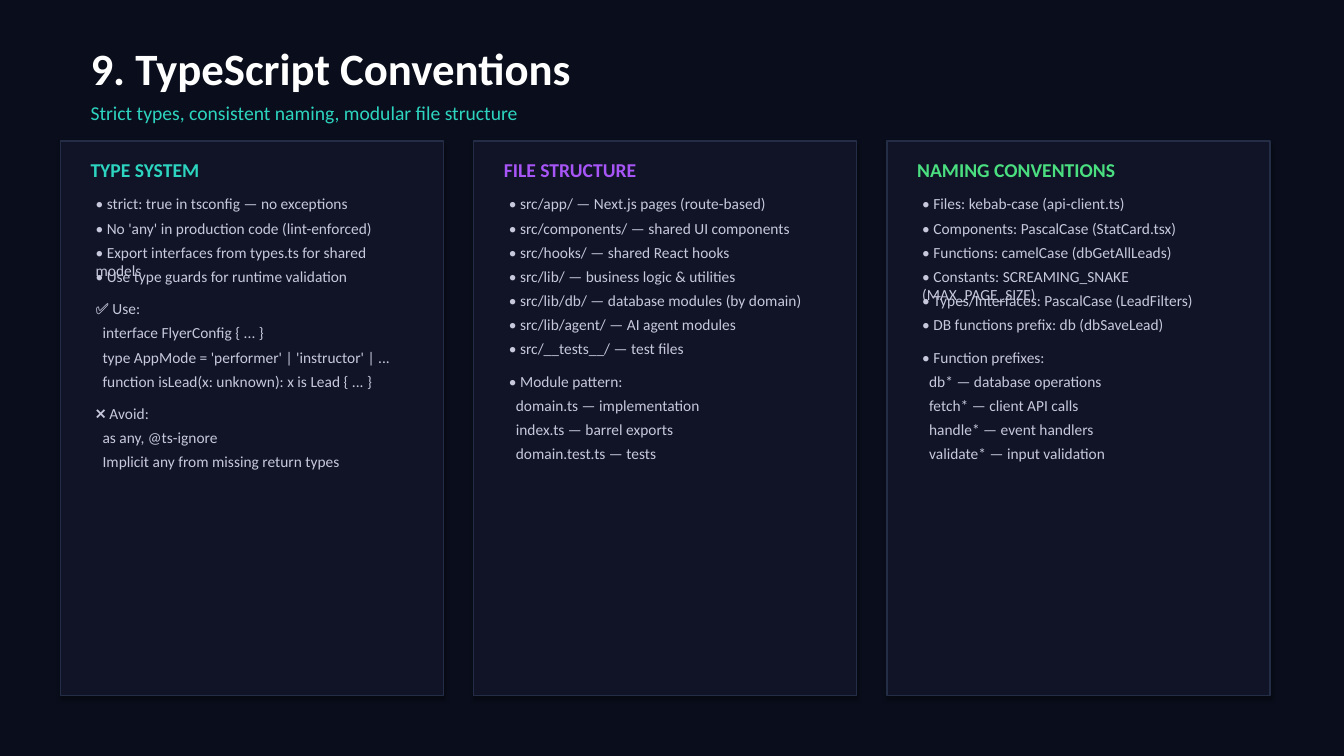
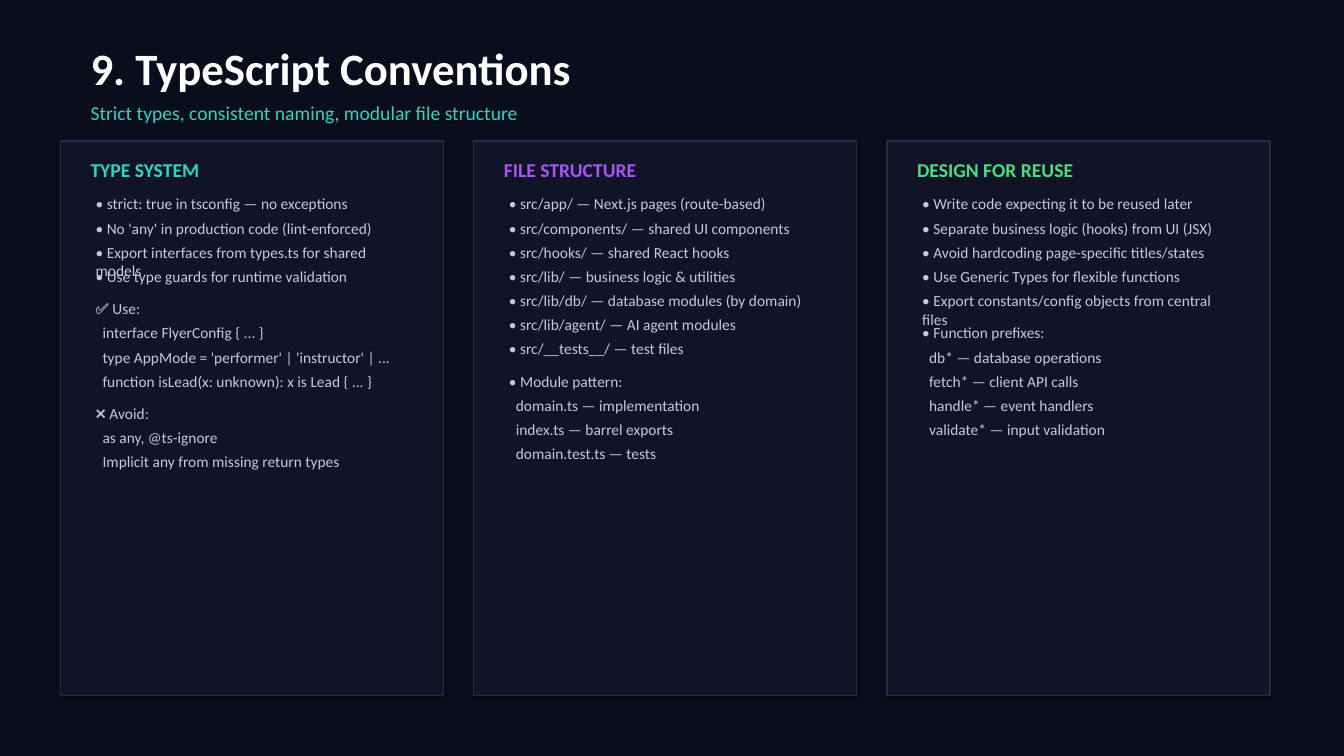
Before and after one commit to bthornley/dj-agent, a slide deck: slide 11 of data/docs/tech/GigLift_Coding_Standards.pptx. Drawn at 1344x756 pixels with LibreOffice and Linux fonts; fonts in the diff are those of the drawing; background and template pictures are left out. Boxes give left, top, right and bottom in pixels: in the first picture for what was removed or moved away, otherwise in the second. Text is boxed around its words. In the diff, an @@ line names an element or a change of style, - is before the commit and + after.

```diff
--- a/data/docs/tech/GigLift_Coding_Standards.pptx
+++ b/data/docs/tech/GigLift_Coding_Standards.pptx
@@ text at (917, 164, 1073, 177): text changed @@
-NAMING CONVENTIONS
+DESIGN FOR REUSE
@@ text at (933, 198, 1193, 212): text changed @@
-• Files: kebab-case (api-client.ts)
+• Write code expecting it to be reused later
@@ text at (933, 223, 1212, 237): text changed @@
-• Components: PascalCase (StatCard.tsx)
+• Separate business logic (hooks) from UI (JSX)
@@ text at (933, 247, 1205, 261): text changed @@
-• Functions: camelCase (dbGetAllLeads)
+• Avoid hardcoding page-specific titles/states
@@ text at (922, 295, 1211, 329): text changed @@
-• Types/Interfaces: PascalCase (LeadFilters)
+• Export constants/config objects from central files
@@ text at (933, 271, 1180, 285): text changed @@
-• Constants: SCREAMING_SNAKE (MAX_PAGE_SIZE)
+• Use Generic Types for flexible functions
@@ text removed at (933, 319, 1163, 333) @@
-• DB functions prefix: db (dbSaveLead)
@@ 5 texts: place and size @@
-5 texts at (929, 352, 1104, 462)
+5 texts at (929, 327, 1104, 438)
```
Also in this commit, not shown: 1 other slide changed, 1 other file.
